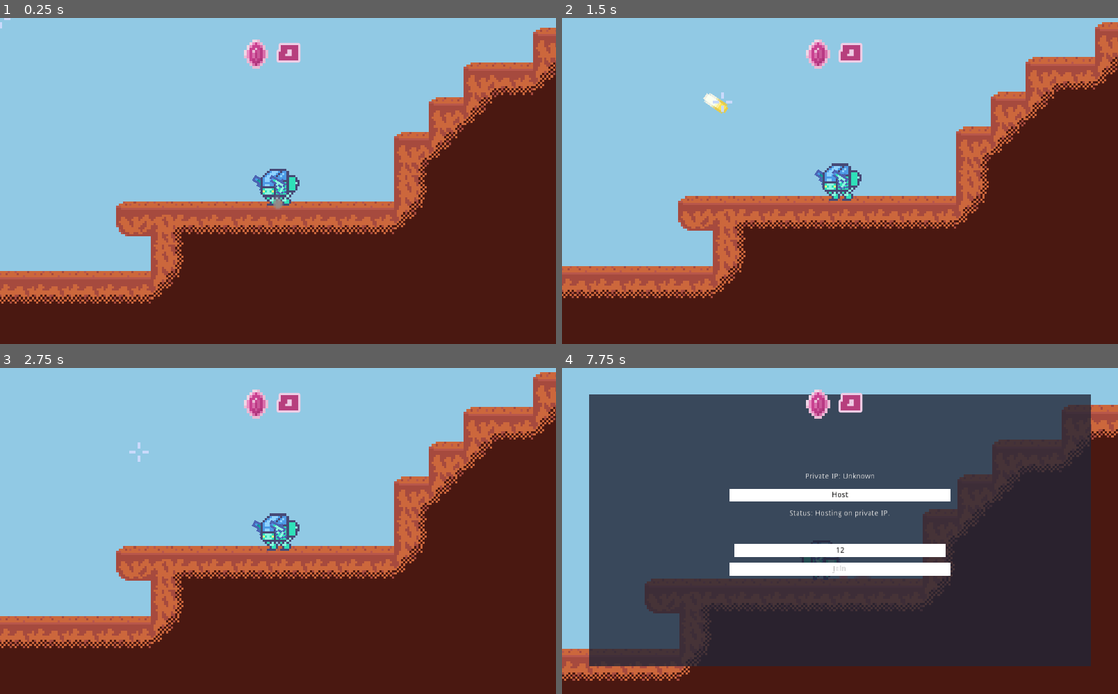
Above: before the commit, frames 1-4 (two rows, left to right).
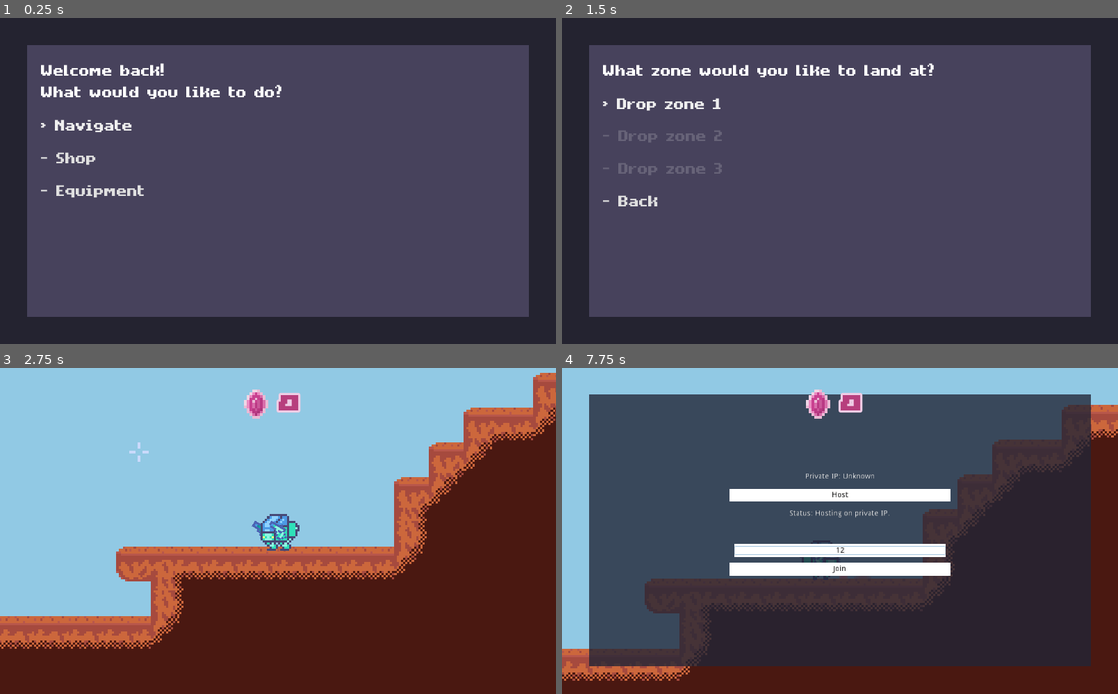
Above: after the commit, the same moments.

Repository: MichaelRRyan/Mecha-Miners
Game: Godot game, scene res://scenes/screens/ShipScreen.tscn
The game is run twice, just before and just after one commit, with the same random seed, the same clock (stepped at 60 frames per second) and the same inputs. Before the commit the project starts from res://scenes/Gameplay.tscn.
Inputs (mouse positions are in pixels of both pictures, inside the frame that each line leads up to):
- Up to frame 1 (0.25 s): no input
- Up to frame 2 (1.5 s): click (701, 125) at 0.5 s, where only the run after the commit has a clickable "> Navigate"; click (723, 102) at 1.25 s, where only the run after the commit has a clickable "> Free for all planet"
- Up to frame 3 (2.75 s): click (139, 452) at 2 s, where only the run after the commit has a clickable "> Drop zone 1"
- Up to frame 4 (7.75 s): tap Enter at 2.75 s; move the mouse to (962, 514) at 2.77 s; press the mouse at (962, 514) at 2.78 s; hold D (move_right) 2.78-3.53 s; tap W (jump) at 3.02, 3.77, 7.52 s; move the mouse to (728, 547) at 3.52 s; release the mouse at (728, 547) at 3.53 s; hold A (move_left) 3.53-4.28 s; right-click (728, 547) at 3.6 s; move the mouse to (895, 459) at 4.27 s; hold D (move_right) 4.28-5 s; hold H (toggle_network_panel) 4.28-5 s; click (840, 550) at 5.02 s; type "12" at 5.1 s; click "Host" at 5.75 s; click "Join" at 6.5 s; move the mouse to (812, 596) at 7.27 s; hold D (move_right) from 7.28 s (still down); tap K at 7.35 s

The runs differ from the first frame. In frame 1, 100% of the frame differs, in the area x 0-100%, y 0-100%; in frame 2, 100%; in frame 3, 1.5%; in frame 4, 0.2%.
Error in both runs: Invalid call. Nonexistent function 'close_server' in base 'Node (Network.gd)'. (res://scripts/NetworkPanel.gd:50)

Commit message:
Added ship and navigation screens

Diff:
--- a/project.godot
+++ b/project.godot
@@ -12,12 +12,13 @@
 
 config/name="Mecha-Miners"
 config/description="Descend into the depths of volatile planets to claim the crypto treasures of its core before it explodes!"
-run/main_scene="res://scenes/Gameplay.tscn"
+run/main_scene="res://scenes/screens/ShipScreen.tscn"
 config/icon="res://assets/images/icon.png"
 
 [autoload]
 
 Network="*res://scripts/Network.gd"
+GameState="*res://scripts/GameState.gd"
 
 [display]
 
@@ -26,6 +27,34 @@
 
 [input]
 
+ui_left={
+"deadzone": 0.5,
+"events": [ Object(InputEventKey,"resource_local_to_scene":false,"resource_name":"","device":0,"alt":false,"shift":false,"control":false,"meta":false,"command":false,"pressed":false,"scancode":16777231,"physical_scancode":0,"unicode":0,"echo":false,"script":null)
+, Object(InputEventJoypadButton,"resource_local_to_scene":false,"resource_name":"","device":0,"button_index":14,"pressure":0.0,"pressed":false,"script":null)
+, Object(InputEventKey,"resource_local_to_scene":false,"resource_name":"","device":0,"alt":false,"shift":false,"control":false,"meta":false,"command":false,"pressed":false,"scancode":65,"physical_scancode":0,"unicode":0,"echo":false,"script":null)
+ ]
+}
+ui_right={
+"deadzone": 0.5,
+"events": [ Object(InputEventKey,"resource_local_to_scene":false,"resource_name":"","device":0,"alt":false,"shift":false,"control":false,"meta":false,"command":false,"pressed":false,"scancode":16777233,"physical_scancode":0,"unicode":0,"echo":false,"script":null)
+, Object(InputEventJoypadButton,"resource_local_to_scene":false,"resource_name":"","device":0,"button_index":15,"pressure":0.0,"pressed":false,"script":null)
+, Object(InputEventKey,"resource_local_to_scene":false,"resource_name":"","device":0,"alt":false,"shift":false,"control":false,"meta":false,"command":false,"pressed":false,"scancode":68,"physical_scancode":0,"unicode":0,"echo":false,"script":null)
+ ]
+}
+ui_up={
+"deadzone": 0.5,
+"events": [ Object(InputEventKey,"resource_local_to_scene":false,"resource_name":"","device":0,"alt":false,"shift":false,"control":false,"meta":false,"command":false,"pressed":false,"scancode":16777232,"physical_scancode":0,"unicode":0,"echo":false,"script":null)
+, Object(InputEventJoypadButton,"resource_local_to_scene":false,"resource_name":"","device":0,"button_index":12,"pressure":0.0,"pressed":false,"script":null)
+, Object(InputEventKey,"resource_local_to_scene":false,"resource_name":"","device":0,"alt":false,"shift":false,"control":false,"meta":false,"command":false,"pressed":false,"scancode":87,"physical_scancode":0,"unicode":0,"echo":false,"script":null)
+ ]
+}
+ui_down={
+"deadzone": 0.5,
+"events": [ Object(InputEventKey,"resource_local_to_scene":false,"resource_name":"","device":0,"alt":false,"shift":false,"control":false,"meta":false,"command":false,"pressed":false,"scancode":16777234,"physical_scancode":0,"unicode":0,"echo":false,"script":null)
+, Object(InputEventJoypadButton,"resource_local_to_scene":false,"resource_name":"","device":0,"button_index":13,"pressure":0.0,"pressed":false,"script":null)
+, Object(InputEventKey,"resource_local_to_scene":false,"resource_name":"","device":0,"alt":false,"shift":false,"control":false,"meta":false,"command":false,"pressed":false,"scancode":83,"physical_scancode":0,"unicode":0,"echo":false,"script":null)
+ ]
+}
 move_left={
 "deadzone": 0.5,
 "events": [ Object(InputEventKey,"resource_local_to_scene":false,"resource_name":"","device":0,"alt":false,"shift":false,"control":false,"meta":false,"command":false,"pressed":false,"scancode":65,"physical_scancode":0,"unicode":0,"echo":false,"script":null)
--- /dev/null
+++ b/resources/themes/MenuTheme.tres
@@ -0,0 +1,10 @@
+[gd_resource type="Theme" load_steps=3 format=2]
+
+[ext_resource path="res://assets/fonts/matchup_pro.ttf" type="DynamicFontData" id=1]
+
+[sub_resource type="DynamicFont" id=1]
+size = 45
+font_data = ExtResource( 1 )
+
+[resource]
+default_font = SubResource( 1 )
--- /dev/null
+++ b/scenes/screens/PlanetNavigationScreen.tscn
@@ -0,0 +1,127 @@
+[gd_scene load_steps=9 format=2]
+
+[ext_resource path="res://scenes/screens/UIHelper.tscn" type="PackedScene" id=1]
+[ext_resource path="res://resources/themes/MenuTheme.tres" type="Theme" id=2]
+[ext_resource path="res://scripts/screens/PlanetNavigationScreen.gd" type="Script" id=3]
+
+[sub_resource type="StyleBoxEmpty" id=1]
+
+[sub_resource type="StyleBoxEmpty" id=2]
+
+[sub_resource type="StyleBoxEmpty" id=3]
+
+[sub_resource type="StyleBoxEmpty" id=4]
+
+[sub_resource type="StyleBoxEmpty" id=5]
+
+[node name="PlanetNavigationScreen" type="Control"]
+anchor_right = 1.0
+anchor_bottom = 1.0
+theme = ExtResource( 2 )
+script = ExtResource( 3 )
+__meta__ = {
+"_edit_use_anchors_": false
+}
+
+[node name="UIHelper" parent="." instance=ExtResource( 1 )]
+
+[node name="ColorRect" type="ColorRect" parent="."]
+anchor_right = 1.0
+anchor_bottom = 1.0
+color = Color( 0.145098, 0.141176, 0.192157, 1 )
+
+[node name="Console" type="ColorRect" parent="."]
+anchor_right = 1.0
+anchor_bottom = 1.0
+margin_left = 50.0
+margin_top = 50.0
+margin_right = -50.0
+margin_bottom = -50.0
+color = Color( 0.282353, 0.262745, 0.364706, 1 )
+__meta__ = {
+"_edit_use_anchors_": false
+}
+
+[node name="Label" type="Label" parent="Console"]
+anchor_right = 1.0
+anchor_bottom = 1.0
+margin_left = 25.0
+margin_top = 25.0
+margin_right = -25.0
+margin_bottom = -25.0
+text = "What planet would you like to fly to?"
+autowrap = true
+clip_text = true
+__meta__ = {
+"_edit_use_anchors_": false
+}
+
+[node name="Menu" type="VBoxContainer" parent="Console"]
+margin_left = 25.0
+margin_top = 80.0
+margin_right = 387.0
+margin_bottom = 450.0
+custom_constants/separation = 10
+__meta__ = {
+"_edit_use_anchors_": false
+}
+
+[node name="FreeForAllButton" type="Button" parent="Console/Menu" groups=["button"]]
+margin_right = 411.0
+margin_bottom = 50.0
+rect_min_size = Vector2( 0, 50 )
+theme = ExtResource( 2 )
+custom_styles/hover = SubResource( 1 )
+custom_styles/pressed = SubResource( 2 )
+custom_styles/focus = SubResource( 3 )
+custom_styles/disabled = SubResource( 4 )
+custom_styles/normal = SubResource( 5 )
+text = "- Free for all planet"
+align = 0
+
+[node name="TrainingButton" type="Button" parent="Console/Menu" groups=["button"]]
+margin_top = 60.0
+margin_right = 411.0
+margin_bottom = 110.0
+rect_min_size = Vector2( 0, 50 )
+theme = ExtResource( 2 )
+custom_styles/hover = SubResource( 1 )
+custom_styles/pressed = SubResource( 2 )
+custom_styles/focus = SubResource( 3 )
+custom_styles/disabled = SubResource( 4 )
+custom_styles/normal = SubResource( 5 )
+disabled = true
+text = "- Training Planet (locked)"
+align = 0
+
+[node name="AdvancedButton" type="Button" parent="Console/Menu" groups=["button"]]
+margin_top = 120.0
+margin_right = 411.0
+margin_bottom = 170.0
+rect_min_size = Vector2( 0, 50 )
+theme = ExtResource( 2 )
+custom_styles/hover = SubResource( 1 )
+custom_styles/pressed = SubResource( 2 )
+custom_styles/focus = SubResource( 3 )
+custom_styles/disabled = SubResource( 4 )
+custom_styles/normal = SubResource( 5 )
+disabled = true
+text = "- Advanced planet (locked)"
+align = 0
+
+[node name="BackButton" type="Button" parent="Console/Menu" groups=["button"]]
+margin_top = 180.0
+margin_right = 411.0
+margin_bottom = 230.0
+rect_min_size = Vector2( 0, 50 )
+theme = ExtResource( 2 )
+custom_styles/hover = SubResource( 1 )
+custom_styles/pressed = SubResource( 2 )
+custom_styles/focus = SubResource( 3 )
+custom_styles/disabled = SubResource( 4 )
+custom_styles/normal = SubResource( 5 )
+text = "- Back"
+align = 0
+
+[connection signal="pressed" from="Console/Menu/FreeForAllButton" to="." method="_on_FreeForAllButton_pressed"]
+[connection signal="pressed" from="Console/Menu/BackButton" to="." method="_on_BackButton_pressed"]
--- /dev/null
+++ b/scenes/screens/ShipScreen.tscn
@@ -0,0 +1,116 @@
+[gd_scene load_steps=9 format=2]
+
+[ext_resource path="res://scenes/screens/UIHelper.tscn" type="PackedScene" id=1]
+[ext_resource path="res://resources/themes/MenuTheme.tres" type="Theme" id=2]
+[ext_resource path="res://scripts/screens/ShipScreen.gd" type="Script" id=3]
+
+[sub_resource type="StyleBoxEmpty" id=3]
+
+[sub_resource type="StyleBoxEmpty" id=4]
+
+[sub_resource type="StyleBoxEmpty" id=2]
+
+[sub_resource type="StyleBoxEmpty" id=5]
+
+[sub_resource type="StyleBoxEmpty" id=1]
+
+[node name="ShipScreen" type="Control"]
+anchor_right = 1.0
+anchor_bottom = 1.0
+theme = ExtResource( 2 )
+script = ExtResource( 3 )
+__meta__ = {
+"_edit_use_anchors_": false
+}
+
+[node name="UIHelper" parent="." instance=ExtResource( 1 )]
+
+[node name="Background" type="ColorRect" parent="."]
+anchor_right = 1.0
+anchor_bottom = 1.0
+color = Color( 0.145098, 0.141176, 0.192157, 1 )
+__meta__ = {
+"_edit_use_anchors_": false
+}
+
+[node name="Console" type="ColorRect" parent="."]
+anchor_right = 1.0
+anchor_bottom = 1.0
+margin_left = 50.0
+margin_top = 50.0
+margin_right = -50.0
+margin_bottom = -50.0
+color = Color( 0.282353, 0.262745, 0.364706, 1 )
+__meta__ = {
+"_edit_use_anchors_": false
+}
+
+[node name="Label" type="Label" parent="Console"]
+anchor_right = 1.0
+anchor_bottom = 1.0
+margin_left = 25.0
+margin_top = 25.0
+margin_right = -25.0
+margin_bottom = -25.0
+text = "Welcome back!
+What would you like to do?"
+autowrap = true
+clip_text = true
+__meta__ = {
+"_edit_use_anchors_": false
+}
+
+[node name="Menu" type="VBoxContainer" parent="Console"]
+margin_left = 25.0
+margin_top = 120.0
+margin_right = 387.0
+margin_bottom = 450.0
+custom_constants/separation = 10
+__meta__ = {
+"_edit_use_anchors_": false
+}
+
+[node name="NavigateButton" type="Button" parent="Console/Menu" groups=["button"]]
+margin_right = 362.0
+margin_bottom = 50.0
+rect_min_size = Vector2( 0, 50 )
+theme = ExtResource( 2 )
+custom_styles/hover = SubResource( 3 )
+custom_styles/pressed = SubResource( 4 )
+custom_styles/focus = SubResource( 2 )
+custom_styles/disabled = SubResource( 5 )
+custom_styles/normal = SubResource( 1 )
+text = "- Navigate"
+align = 0
+
+[node name="ShopButton" type="Button" parent="Console/Menu" groups=["button"]]
+margin_top = 60.0
+margin_right = 362.0
+margin_bottom = 110.0
+rect_min_size = Vector2( 0, 50 )
+theme = ExtResource( 2 )
+custom_styles/hover = SubResource( 3 )
+custom_styles/pressed = SubResource( 4 )
+custom_styles/focus = SubResource( 2 )
+custom_styles/disabled = SubResource( 5 )
+custom_styles/normal = SubResource( 1 )
+text = "- Shop"
+align = 0
+
+[node name="EquipmentButton" type="Button" parent="Console/Menu" groups=["button"]]
+margin_top = 120.0
+margin_right = 362.0
+margin_bottom = 170.0
+rect_min_size = Vector2( 0, 50 )
+theme = ExtResource( 2 )
+custom_styles/hover = SubResource( 3 )
+custom_styles/pressed = SubResource( 4 )
+custom_styles/focus = SubResource( 2 )
+custom_styles/disabled = SubResource( 5 )
+custom_styles/normal = SubResource( 1 )
+text = "- Equipment"
+align = 0
+
+[connection signal="pressed" from="Console/Menu/NavigateButton" to="." method="_on_NavigateButton_pressed"]
+[connection signal="pressed" from="Console/Menu/ShopButton" to="." method="_on_ShopButton_pressed"]
+[connection signal="pressed" from="Console/Menu/EquipmentButton" to="." method="_on_EquipmentButton_pressed"]
--- /dev/null
+++ b/scenes/screens/UIHelper.tscn
@@ -0,0 +1,6 @@
+[gd_scene load_steps=2 format=2]
+
+[ext_resource path="res://scripts/screens/UIHelper.gd" type="Script" id=1]
+
+[node name="UIHelper" type="Node"]
+script = ExtResource( 1 )
--- /dev/null
+++ b/scenes/screens/ZoneNavigationScreen.tscn
@@ -0,0 +1,127 @@
+[gd_scene load_steps=9 format=2]
+
+[ext_resource path="res://scenes/screens/UIHelper.tscn" type="PackedScene" id=1]
+[ext_resource path="res://resources/themes/MenuTheme.tres" type="Theme" id=2]
+[ext_resource path="res://scripts/screens/ZoneNavigationScreen.gd" type="Script" id=3]
+
+[sub_resource type="StyleBoxEmpty" id=1]
+
+[sub_resource type="StyleBoxEmpty" id=2]
+
+[sub_resource type="StyleBoxEmpty" id=3]
+
+[sub_resource type="StyleBoxEmpty" id=4]
+
+[sub_resource type="StyleBoxEmpty" id=5]
+
+[node name="ZoneNavigationScreen" type="Control"]
+anchor_right = 1.0
+anchor_bottom = 1.0
+theme = ExtResource( 2 )
+script = ExtResource( 3 )
+__meta__ = {
+"_edit_use_anchors_": false
+}
+
+[node name="UIHelper" parent="." instance=ExtResource( 1 )]
+
+[node name="ColorRect" type="ColorRect" parent="."]
+anchor_right = 1.0
+anchor_bottom = 1.0
+color = Color( 0.145098, 0.141176, 0.192157, 1 )
+
+[node name="Console" type="ColorRect" parent="."]
+anchor_right = 1.0
+anchor_bottom = 1.0
+margin_left = 50.0
+margin_top = 50.0
+margin_right = -50.0
+margin_bottom = -50.0
+color = Color( 0.282353, 0.262745, 0.364706, 1 )
+__meta__ = {
+"_edit_use_anchors_": false
+}
+
+[node name="Label" type="Label" parent="Console"]
+anchor_right = 1.0
+anchor_bottom = 1.0
+margin_left = 25.0
+margin_top = 25.0
+margin_right = -25.0
+margin_bottom = -25.0
+text = "What zone would you like to land at?"
+autowrap = true
+clip_text = true
+__meta__ = {
+"_edit_use_anchors_": false
+}
+
+[node name="Menu" type="VBoxContainer" parent="Console"]
+margin_left = 25.0
+margin_top = 80.0
+margin_right = 387.0
+margin_bottom = 450.0
+custom_constants/separation = 10
+__meta__ = {
+"_edit_use_anchors_": false
+}
+
+[node name="DropZone1Button" type="Button" parent="Console/Menu" groups=["button"]]
+margin_right = 362.0
+margin_bottom = 50.0
+rect_min_size = Vector2( 0, 50 )
+theme = ExtResource( 2 )
+custom_styles/hover = SubResource( 1 )
+custom_styles/pressed = SubResource( 2 )
+custom_styles/focus = SubResource( 3 )
+custom_styles/disabled = SubResource( 4 )
+custom_styles/normal = SubResource( 5 )
+text = "- Drop zone 1"
+align = 0
+
+[node name="DropZone2Button" type="Button" parent="Console/Menu" groups=["button"]]
+margin_top = 60.0
+margin_right = 362.0
+margin_bottom = 110.0
+rect_min_size = Vector2( 0, 50 )
+theme = ExtResource( 2 )
+custom_styles/hover = SubResource( 1 )
+custom_styles/pressed = SubResource( 2 )
+custom_styles/focus = SubResource( 3 )
+custom_styles/disabled = SubResource( 4 )
+custom_styles/normal = SubResource( 5 )
+disabled = true
+text = "- Drop zone 2"
+align = 0
+
+[node name="DropZone3Button" type="Button" parent="Console/Menu" groups=["button"]]
+margin_top = 120.0
+margin_right = 362.0
+margin_bottom = 170.0
+rect_min_size = Vector2( 0, 50 )
+theme = ExtResource( 2 )
+custom_styles/hover = SubResource( 1 )
+custom_styles/pressed = SubResource( 2 )
+custom_styles/focus = SubResource( 3 )
+custom_styles/disabled = SubResource( 4 )
+custom_styles/normal = SubResource( 5 )
+disabled = true
+text = "- Drop zone 3"
+align = 0
+
+[node name="BackButton" type="Button" parent="Console/Menu" groups=["button"]]
+margin_top = 180.0
+margin_right = 362.0
+margin_bottom = 230.0
+rect_min_size = Vector2( 0, 50 )
+theme = ExtResource( 2 )
+custom_styles/hover = SubResource( 1 )
+custom_styles/pressed = SubResource( 2 )
+custom_styles/focus = SubResource( 3 )
+custom_styles/disabled = SubResource( 4 )
+custom_styles/normal = SubResource( 5 )
+text = "- Back"
+align = 0
+
+[connection signal="pressed" from="Console/Menu/DropZone1Button" to="." method="_on_DropZone1Button_pressed"]
+[connection signal="pressed" from="Console/Menu/BackButton" to="." method="_on_BackButton_pressed"]
--- /dev/null
+++ b/scripts/GameState.gd
@@ -0,0 +1,3 @@
+extends Node
+
+var crystals_in_ship = 51
--- /dev/null
+++ b/scripts/screens/PlanetNavigationScreen.gd
@@ -0,0 +1,11 @@
+extends Control
+
+
+func _on_FreeForAllButton_pressed():
+	if get_tree().change_scene("res://scenes/screens/ZoneNavigationScreen.tscn") != OK:
+		print("Error changing from PlanetNavigationScreen to ZoneNavigationScreen.")
+
+
+func _on_BackButton_pressed():
+	if get_tree().change_scene("res://scenes/screens/ShipScreen.tscn") != OK:
+		print("Error changing from PlanetNavigationScreen to ShipScreen.")
--- /dev/null
+++ b/scripts/screens/ShipScreen.gd
@@ -0,0 +1,14 @@
+extends Control
+
+
+func _on_NavigateButton_pressed():
+	if get_tree().change_scene("res://scenes/screens/PlanetNavigationScreen.tscn") != OK:
+		print("Error changing from ShipScreen to PlanetNavigationScreen.")
+
+
+func _on_ShopButton_pressed():
+	pass # Replace with function body.
+
+
+func _on_EquipmentButton_pressed():
+	pass # Replace with function body.
--- /dev/null
+++ b/scripts/screens/UIHelper.gd
@@ -0,0 +1,34 @@
+extends Node
+
+export var cursor_character : String = '>'
+export var list_character : String  = '-'
+
+
+func _ready():
+	setup_buttons()
+
+
+func setup_buttons():
+	var buttons = get_tree().get_nodes_in_group("button")
+
+	if buttons and not buttons.empty():
+		for button in buttons:
+			var _r = button.connect("focus_entered", self, "_on_button_focus_entered", [button])
+			_r = button.connect("focus_exited", self, "_on_button_focus_exited", [button])
+			_r = button.connect("mouse_entered", self, "_on_button_mouse_entered", [button])
+
+		buttons[0].grab_focus()
+
+
+func _on_button_focus_entered(button : Button):
+	if not button.text.empty() and button.text[0] == list_character:
+		button.text = button.text.replace(list_character, cursor_character)
+
+
+func _on_button_focus_exited(button : Button):
+	if not button.text.empty() and button.text[0] == cursor_character:
+		button.text = button.text.replace(cursor_character, list_character)
+
+
+func _on_button_mouse_entered(button : Button):
+	button.grab_focus()
--- /dev/null
+++ b/scripts/screens/ZoneNavigationScreen.gd
@@ -0,0 +1,11 @@
+extends Control
+
+
+func _on_DropZone1Button_pressed():
+	if get_tree().change_scene("res://scenes/Gameplay.tscn") != OK:
+		print("Error changing from ZoneNavigationScreen to PlanetNavigationScreen.")
+
+
+func _on_BackButton_pressed():
+	if get_tree().change_scene("res://scenes/screens/PlanetNavigationScreen.tscn") != OK:
+		print("Error changing from ZoneNavigationScreen to PlanetNavigationScreen.")
Binary file added: assets/fonts/matchup_pro.ttf
